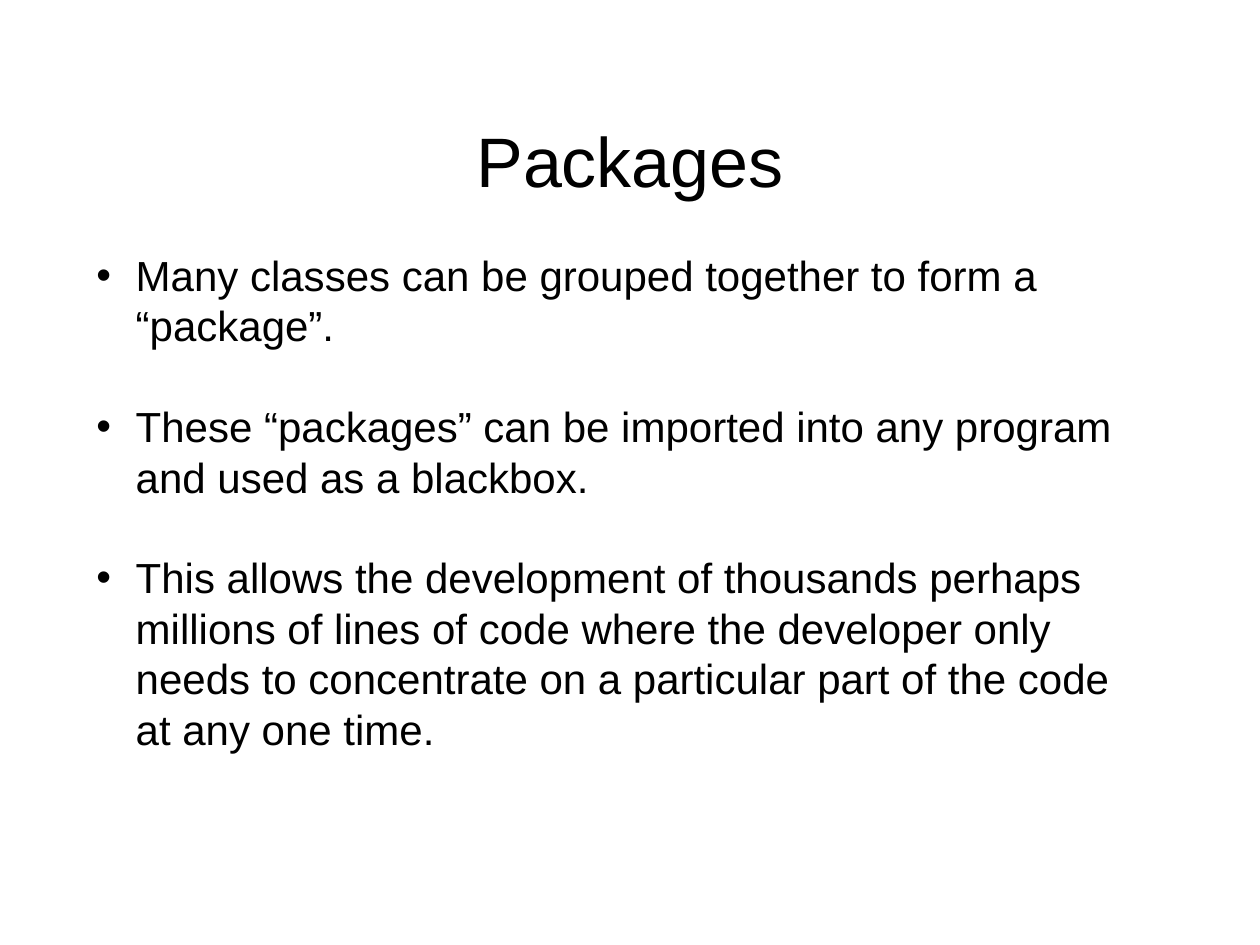
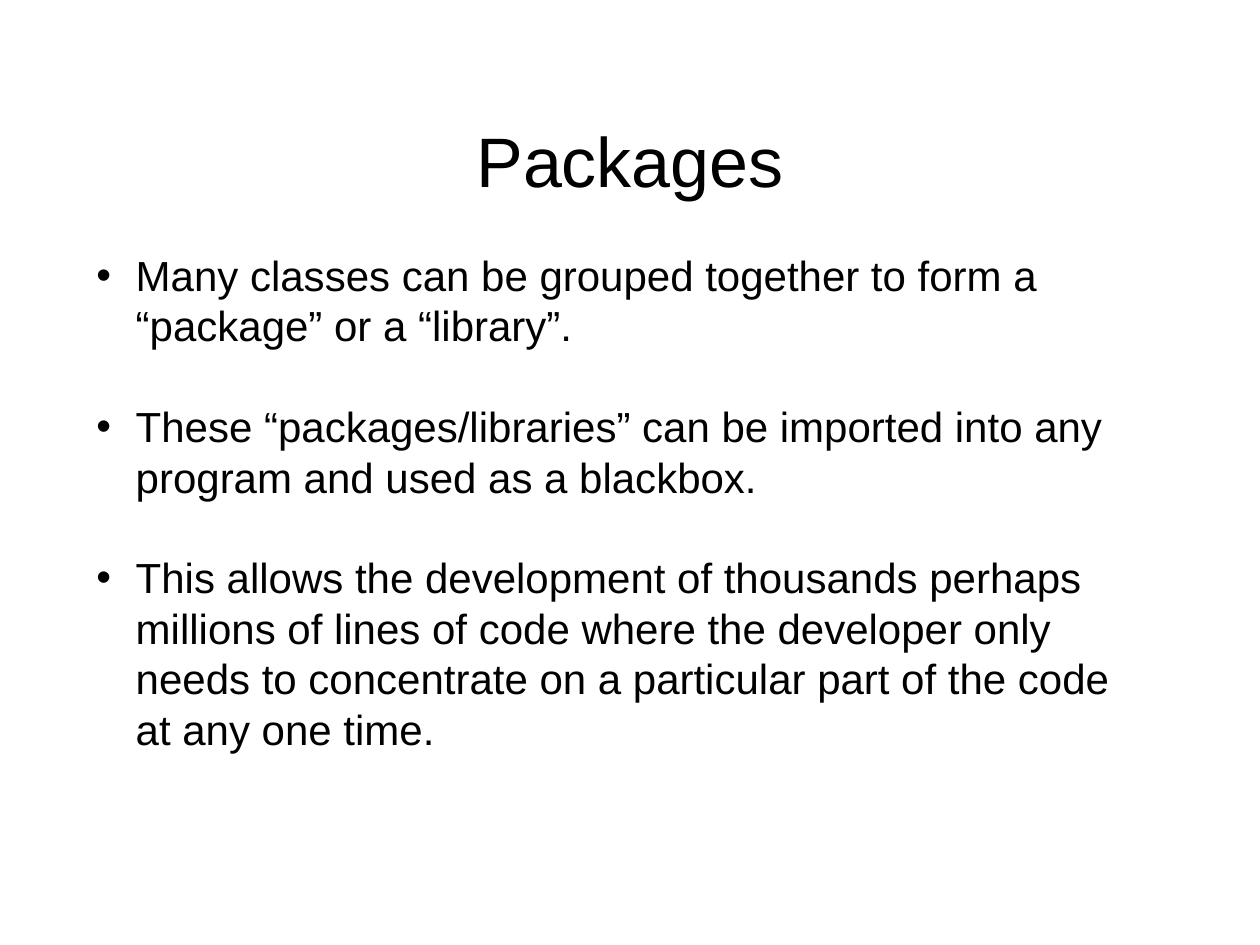
Before and after one commit to MWATLER/MWATLER.github.io, a slide deck: slide 12 of btp200/Week1/TravelSimulator/ObjectOrientedProgramming.ppt. Drawn at 1260x945 pixels with LibreOffice and Linux fonts; fonts in the diff are those of the drawing. Boxes give left, top, right and bottom in pixels: in the first picture for what was removed or moved away, otherwise in the second. Text is boxed around its words. In the diff, an @@ line names an element or a change of style, - is before the commit and + after.

```diff
--- a/btp200/Week1/TravelSimulator/ObjectOrientedProgramming.ppt
+++ b/btp200/Week1/TravelSimulator/ObjectOrientedProgramming.ppt
@@ text at (136,260,1102,501): text changed @@
-• Many classes can be grouped together to form a “package”.
-• These “packages” can be imported into any program and used as a blackbox.
+• Many classes can be grouped together to form a “package” or a “library”.
+• These “packages/libraries” can be imported into any program and used as a blackbox.
```
Also in this commit, not shown: 6 other slides changed.
